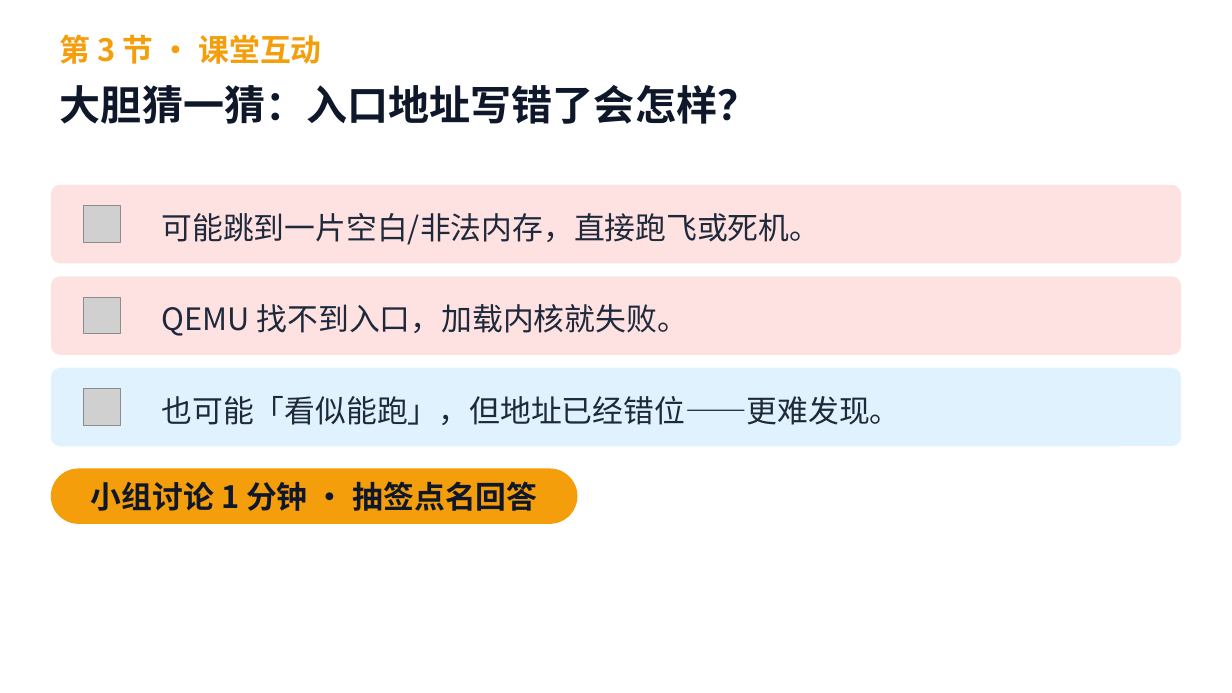
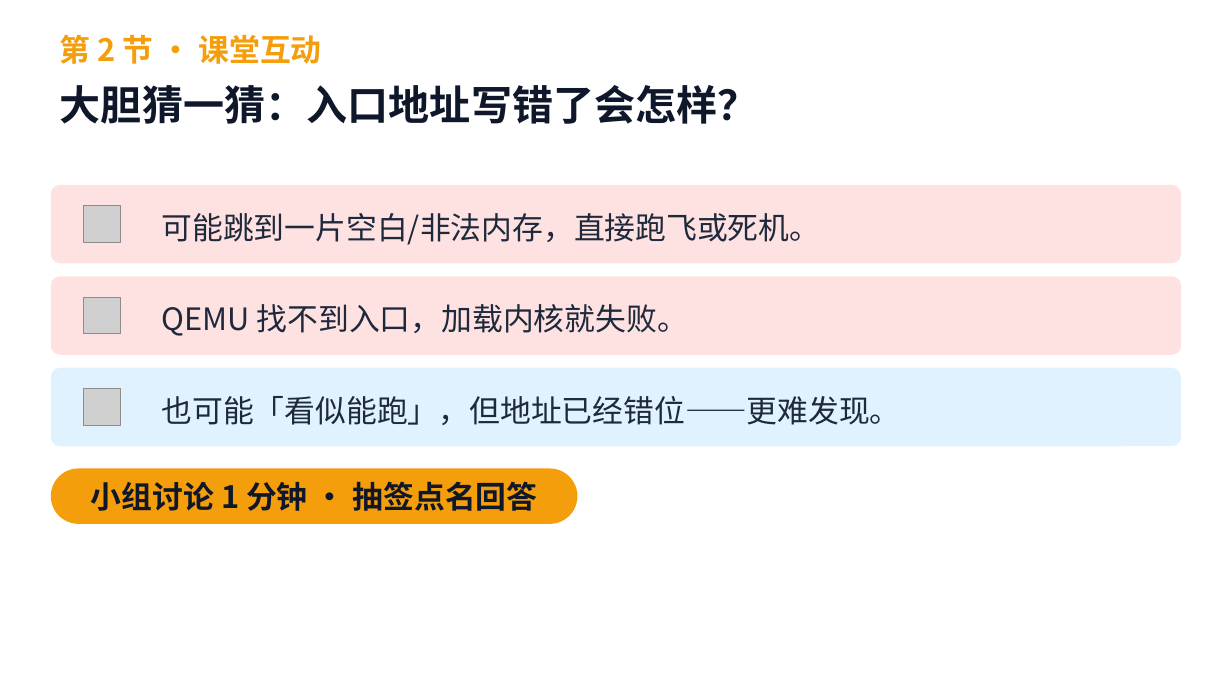
Before and after one commit to cxi218447-byte/miniOS, a slide deck: slide 24 of docs/week01/week01_qemu_hello_course.pptx (slide 23 before the commit). Drawn at 1232x693 pixels with LibreOffice and Linux fonts; fonts in the diff are those of the drawing; grey boxes stand for pictures. Boxes give left, top, right and bottom in pixels: in the first picture for what was removed or moved away, otherwise in the second. Text is boxed around its words. In the diff, an @@ line names an element or a change of style, - is before the commit and + after.

```diff
--- a/docs/week01/week01_qemu_hello_course.pptx
+++ b/docs/week01/week01_qemu_hello_course.pptx
@@ text at bbox=[60, 34, 321, 64]: text changed @@
-第 3 节 · 课堂互动
+第 2 节 · 课堂互动
```
Also in this commit, not shown: 32 other slides changed, 5 slides added, 2 slides removed, 16 other files.
